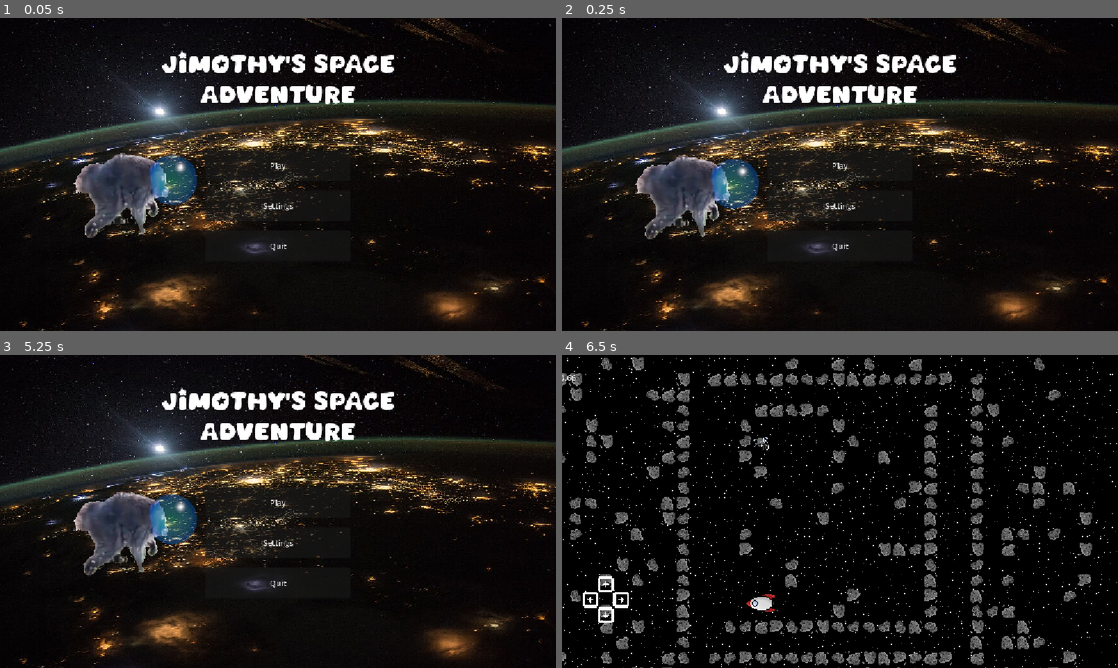
Above: before the commit, frames 1-4 (two rows, left to right).
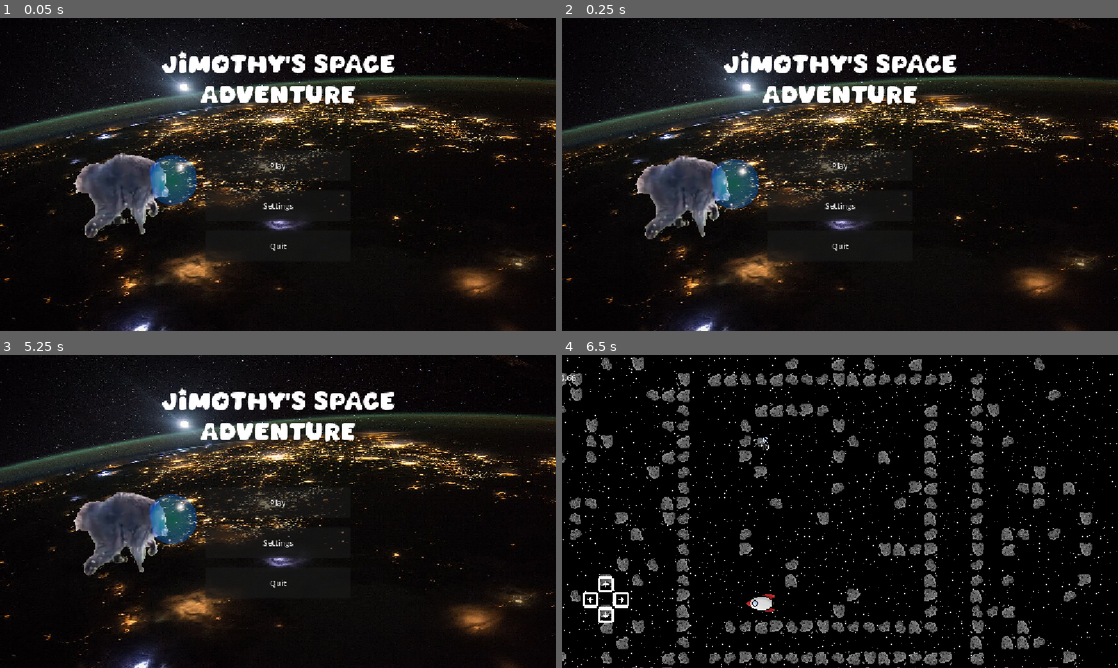
Above: after the commit, the same moments.

Repository: rsburke4/gmtk2026
Game: Godot game, scene res://scenes/title_screen.tscn
Same seed, same stepped clock (60 frames per second), same inputs: the game is played once before the commit and once after it.
Inputs:
- Up to frame 1 (0.05 s): no input
- Up to frame 2 (0.25 s): no input
- Up to frame 3 (5.25 s): click "Play" at 0.5 s; tap Enter at 1.25 s; hold Right (move_right) 1.28-2.03 s; hold Down (move_down) 2.03-2.78 s; hold Right (move_right) 2.78-3.53 s; hold W (move_up) 3.53-4.28 s; hold A (move_left) 4.28-5 s; tap Escape (pause) at 4.9 s; click "To Title" at 5 s
- Up to frame 4 (6.5 s): click "Play" at 5.75 s

The runs differ from the first frame. In frame 1, 23% of the frame differs, in the area x 0-100%, y 0-100%; in frame 2, 23%; in frame 3, 23%; in frame 4, nothing differs.

Commit message:
Win sound, some other stuff I forget

Diff:
--- a/entities/SpaceShip.tscn
+++ b/entities/SpaceShip.tscn
@@ -2,6 +2,7 @@
 
 [ext_resource type="Texture2D" uid="uid://dcyrntjqbi1dr" path="res://assets/sprites/ship_red.png" id="1_bipar"]
 [ext_resource type="Script" uid="uid://e0a4buibps2k" path="res://scripts/space_ship.gd" id="1_myu2c"]
+[ext_resource type="AudioStream" uid="uid://634uadocaqm0" path="res://assets/audio/sfx/win.mp3" id="3_ytfqi"]
 
 [sub_resource type="RectangleShape2D" id="RectangleShape2D_bipar"]
 
@@ -25,5 +26,10 @@
 [node name="AnimatedSprite2D" type="AnimatedSprite2D" parent="." unique_id=1744985974]
 sprite_frames = SubResource("SpriteFrames_0gyjj")
 
+[node name="AudioStreamPlayer2D" type="AudioStreamPlayer2D" parent="." unique_id=220491100]
+process_mode = 3
+stream = ExtResource("3_ytfqi")
+bus = &"SFX"
+
 [connection signal="area_entered" from="." to="." method="_on_area_entered"]
 [connection signal="body_entered" from="." to="." method="_on_body_entered"]
--- a/entities/player/playerParticles.gd
+++ b/entities/player/playerParticles.gd
@@ -7,7 +7,7 @@
 
 
 # Called every frame. 'delta' is the elapsed time since the previous frame.
-func _process(delta: float) -> void:
+func _process(_delta: float) -> void:
 	pass
 
 
--- a/scenes/actionIcon.gd
+++ b/scenes/actionIcon.gd
@@ -10,7 +10,7 @@
 
 
 # Called every frame. 'delta' is the elapsed time since the previous frame.
-func _process(delta: float) -> void:
+func _process(_delta: float) -> void:
 	material.set_shader_parameter("cooldown_progress",cooldown_percent)
 	pass
 
--- a/scenes/title_screen.tscn
+++ b/scenes/title_screen.tscn
@@ -19,7 +19,8 @@
 grow_horizontal = 2
 grow_vertical = 2
 script = ExtResource("1_mgrm8")
-backgroundAmp = 10.0
+backgroundSpeed = 0.4
+backgroundAmp = 8.0
 racoonSpeed = 0.3
 racoonAmp = 50.0
 
@@ -35,6 +36,7 @@
 grow_horizontal = 2
 grow_vertical = 2
 scale = Vector2(1.1, 1.1)
+offset_transform_enabled = true
 texture = ExtResource("1_s4lrb")
 
 [node name="Jimothy" type="TextureRect" parent="." unique_id=2060736121]
--- a/scripts/camera_handler.gd
+++ b/scripts/camera_handler.gd
@@ -12,7 +12,7 @@
 
 
 # Called every frame. 'delta' is the elapsed time since the previous frame.
-func _process(delta: float) -> void:
+func _process(_delta: float) -> void:
 	if(!shakeTimer.is_stopped()):
 		var shakeScale = shakeTimer.time_left / shakeTimer.wait_time
 		global_position = originalPosition + amplitude * Vector2(randf_range(-1.0, 1.0), randf_range(-1.0, 1.0)) * shakeScale
--- a/scripts/level.gd
+++ b/scripts/level.gd
@@ -12,5 +12,5 @@
 
 
 # Called every frame. 'delta' is the elapsed time since the previous frame.
-func _process(delta: float) -> void:
+func _process(_delta: float) -> void:
 	pass
--- a/scripts/pauseHandler.gd
+++ b/scripts/pauseHandler.gd
@@ -10,7 +10,7 @@
 
 
 # Called every frame. 'delta' is the elapsed time since the previous frame.
-func _process(delta: float) -> void:
+func _process(_delta: float) -> void:
 	pass
 
 
--- a/scripts/pause_screen.gd
+++ b/scripts/pause_screen.gd
@@ -11,10 +11,6 @@
 	pauseSet(false)
 	pass # Replace with function body.
 
-
-# Called every frame. 'delta' is the elapsed time since the previous frame.
-func _process(delta: float) -> void:
-	pass
 
 func togglePause():
 	var paused = !get_tree().paused
--- a/scripts/player_controller.gd
+++ b/scripts/player_controller.gd
@@ -165,7 +165,7 @@
 	get_tree().change_scene_to_file("res://scenes/title_screen.tscn")
 
 
-func _on_area_2d_body_entered(body: Node2D) -> void:
+func _on_area_2d_body_entered(_body: Node2D) -> void:
 	bumpSound.play()
 	bump.emit(lastDirection)
 
--- a/scripts/space_ship.gd
+++ b/scripts/space_ship.gd
@@ -1,4 +1,6 @@
 extends Area2D
+@onready var audio_stream_player_2d: AudioStreamPlayer2D = $AudioStreamPlayer2D
 
 func _on_body_entered(body: Player) -> void:
+	audio_stream_player_2d.play()
 	body.win()
--- a/scripts/titleScreen/settingsScreen.gd
+++ b/scripts/titleScreen/settingsScreen.gd
@@ -9,7 +9,7 @@
 	pass # Replace with function body.
 
 # Called every frame. 'delta' is the elapsed time since the previous frame.
-func _process(delta: float) -> void:
+func _process(_delta: float) -> void:
 	pass
 
 func _on_back_button_button_up() -> void:
--- a/scripts/titleScreen/titleScreen.gd
+++ b/scripts/titleScreen/titleScreen.gd
@@ -11,7 +11,7 @@
 	pass # Replace with function body.
 
 # Called every frame. 'delta' is the elapsed time since the previous frame.
-func _process(delta: float) -> void:
+func _process(_delta: float) -> void:
 	pass
 
 func _on_start_button_button_up() -> void:
--- a/scripts/title_control.gd
+++ b/scripts/title_control.gd
@@ -17,7 +17,7 @@
 # Called every frame. 'delta' is the elapsed time since the previous frame.
 func _process(delta: float) -> void:
 	time += delta
-	background.set_position( Vector2(sin(time * backgroundSpeed) - 10, 0) * backgroundAmp)
+	background.offset_transform_position = ( Vector2(sin(time * backgroundSpeed), 0) * backgroundAmp)
 	racoon.offset_transform_position = Vector2(sin(time * racoonSpeed) * racoonAmp + 101, cos(time * racoonSpeed * 0.3) * racoonAmp * 0.8)
 	racoon.pivot_offset = Vector2(sin(time * racoonSpeed) * racoonAmp + 101, cos(time * racoonSpeed * 0.3) * racoonAmp * 0.8)
 	racoon.rotation_degrees = sin(time * 3 * racoonSpeed) * 10
Not shown, added: assets/audio/sfx/win.mp3.import
Binary file added: assets/sprites/asteroid3.png
Not shown, added: assets/sprites/asteroid3.png.import
Binary file added: assets/sprites/asteroid4.png
Not shown, added: assets/sprites/asteroid4.png.import
Binary file added: assets/sprites/firerock.gif
Not shown, added: export_presets.cfg
Binary file added: gmtk_thumb.png
Not shown, added: gmtk_thumb.png.import
Not shown, added: assets/audio/sfx/win.mp3
